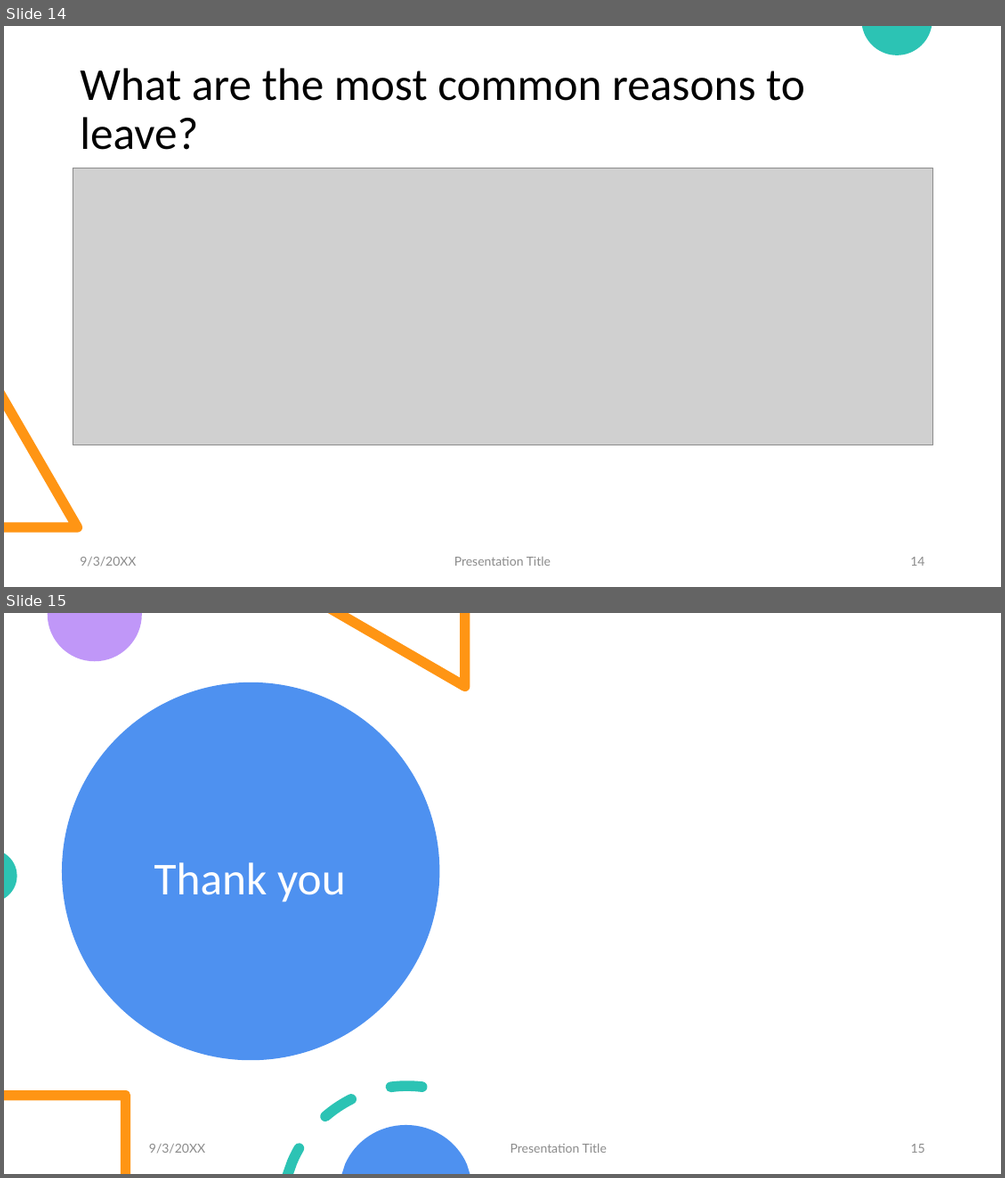
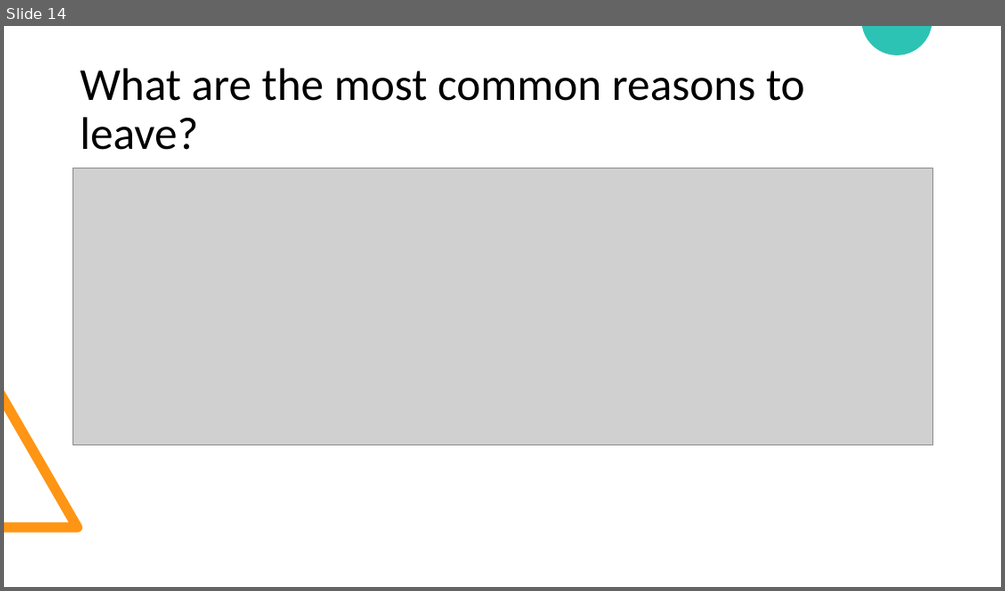
Before and after one commit to gmedina-mx/cs8631-datamngmt-ncl-final-assignment, a slide deck: reports/presentation.pptx. Shown one above the other, each under a label of ours: slides 14 and 15 before the commit, slide 14 after it. The pictures are 1005x1178 and 1005x591 pixels, drawn with LibreOffice and Linux fonts; fonts in the diff are those of the drawing; grey boxes stand for pictures. Boxes give left, top, right and bottom in pixels: in the first picture for what was removed or moved away, otherwise in the second. Text is boxed around its words. In the diff, an @@ line names an element or a change of style, - is before the commit and + after.

```diff
--- a/reports/presentation.pptx
+++ b/reports/presentation.pptx
@@ slide 15 removed at (x1=4, y1=613, x2=1001, y2=1174), background #FFFFFF @@
@@ freeform shape removed at (x1=48, y1=613, x2=142, y2=662) @@
@@ freeform shape removed at (x1=328, y1=613, x2=469, y2=691) @@
@@ ellipse removed at (x1=62, y1=682, x2=439, y2=1060) @@
@@ freeform shape removed at (x1=4, y1=853, x2=16, y2=898) @@
@@ title removed at (x1=154, y1=862, x2=346, y2=902) @@
-Thank you
@@ freeform shape removed at (x1=4, y1=1090, x2=130, y2=1174) @@
@@ freeform shape removed at (x1=283, y1=1080, x2=428, y2=1174) @@
@@ text removed at (x1=149, y1=1143, x2=205, y2=1153) @@
-9/3/20XX
@@ freeform shape removed at (x1=342, y1=1125, x2=469, y2=1174) @@
@@ text removed at (x1=510, y1=1143, x2=607, y2=1152) @@
-Presentation Title
@@ page number removed at (x1=911, y1=1143, x2=925, y2=1152) @@
-15
@@ slide 14 changed as well @@
@@ text removed at (x1=80, y1=556, x2=136, y2=566) @@
-9/3/20XX
@@ text removed at (x1=454, y1=556, x2=550, y2=565) @@
-Presentation Title
@@ page number removed at (x1=910, y1=556, x2=924, y2=565) @@
-14
```
Also in this commit, not shown: 10 other slides changed, 2 slides added, 1 other slide removed, 1 other file.
